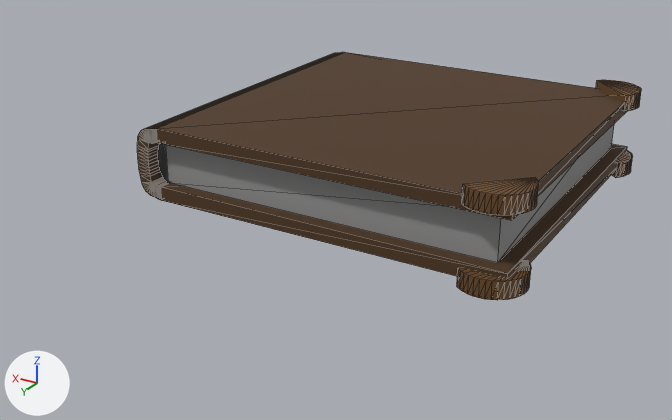
Two versions of the glTF model Assets/3D_Models/Books.glb, one commit apart.
Rendered twice from a 50 mm camera at (-0.154, 0.529, 0.22) aimed at (0.128, 0.06, -0.015). Lighting does not change. The marker at lower left points along +X, +Y and +Z. Mesh edges are drawn as thin lines. Where no turn or scale is listed for an object, it has been applied to the vertices. Vertices at the same position are counted once.

The scene before the commit, as lines of its bpy script (objects in view):
```python
ob_cover = bpy.data.objects.new('Cover', me_cover)
ob_cover.location = (0.0, 0.1153, 0.0)
ob_paper = bpy.data.objects.new('Paper', me_paper)
ob_paper.location = (0.0, 0.0, 0.0)
ob_paper_001 = bpy.data.objects.new('Paper.001', me_paper_001)
ob_paper_001.location = (0.225, 0.0, 0.015)
ob_roundcornerdetail = bpy.data.objects.new('RoundCornerDetail', me_roundcornerdetail)
ob_roundcornerdetail.location = (-0.01, 0.1163, 0.039)
ob_roundcornerdetail_001 = bpy.data.objects.new('RoundCornerDetail.001', me_roundcornerdetail_001)
ob_roundcornerdetail_001.location = (-0.01, -0.1163, 0.039)
ob_roundcornerdetail_002 = bpy.data.objects.new('RoundCornerDetail.002', me_roundcornerdetail_002)
ob_roundcornerdetail_002.location = (-0.01, 0.1163, -0.009)
ob_roundcornerdetail_003 = bpy.data.objects.new('RoundCornerDetail.003', me_roundcornerdetail_003)
ob_roundcornerdetail_003.location = (-0.01, -0.1163, -0.009)
```
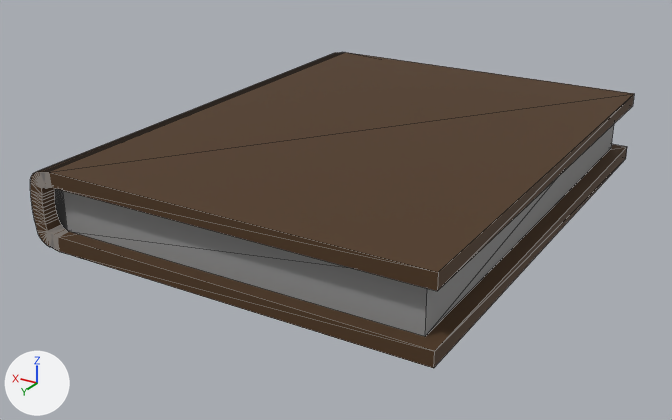
The newer file is also turned or shifted as a whole; pictures and numbers use the older file's frame.

Pixel boxes (x1, y1, x2, y2) of what changed, in the pictures (672 x 420 px):
'Cover', mesh rescaled (23% wider, 38% taller): before (137, 52, 627, 280); after (30, 52, 634, 368)
'Paper', mesh rescaled: before (166, 124, 614, 263); after (63, 124, 614, 336)
'RoundCornerDetail', deleted (brown): before (462, 177, 539, 216)
'RoundCornerDetail.002', deleted (brown): before (457, 260, 531, 300)
'RoundCornerDetail.001', deleted (brown): before (596, 80, 641, 111)
'Paper.001', mesh rescaled: before (158, 143, 169, 182); after (55, 189, 68, 231)
'RoundCornerDetail.003', deleted: before (611, 150, 633, 178)

What the commit changed:
me_paper has 8 vertices, 12 faces and spans x 0.0..0.225, y -0.106..0.106, z 0.0..0.03.
me_paper is used by ob_paper; location (0.0, 0.0, 0.0).
me_paper part 1: the whole mesh is scaled about its middle by (1, 1.41, 1), then moved by (0.0, 0.044, 0.0).
me_paper_001 has 40 vertices, 76 faces and spans x 0.0..0.007, y -0.106..0.106, z -0.015..0.015.
me_paper_001 is used by ob_paper_001; location (0.225, 0.0, 0.015).
me_paper_001 part 2: the whole mesh is scaled about its middle by (1, 1.41, 1), then moved by (0.0, 0.044, 0.0).
me_cover has 288 vertices, 572 faces and spans x -0.009..0.241, y -0.23..0.0, z -0.009..0.039.
me_cover is used by ob_cover; location (0.0, 0.1153, 0.0).
me_cover part 3: the whole mesh is scaled about its middle by (1, 1.38, 1), then moved by (0.0, 0.044, 0.0).
Object 'RoundCornerDetail' (ob_roundcornerdetail) is deleted.
Object 'RoundCornerDetail.001' (ob_roundcornerdetail_001) is deleted.
Object 'RoundCornerDetail.002' (ob_roundcornerdetail_002) is deleted.
Object 'RoundCornerDetail.003' (ob_roundcornerdetail_003) is deleted.
